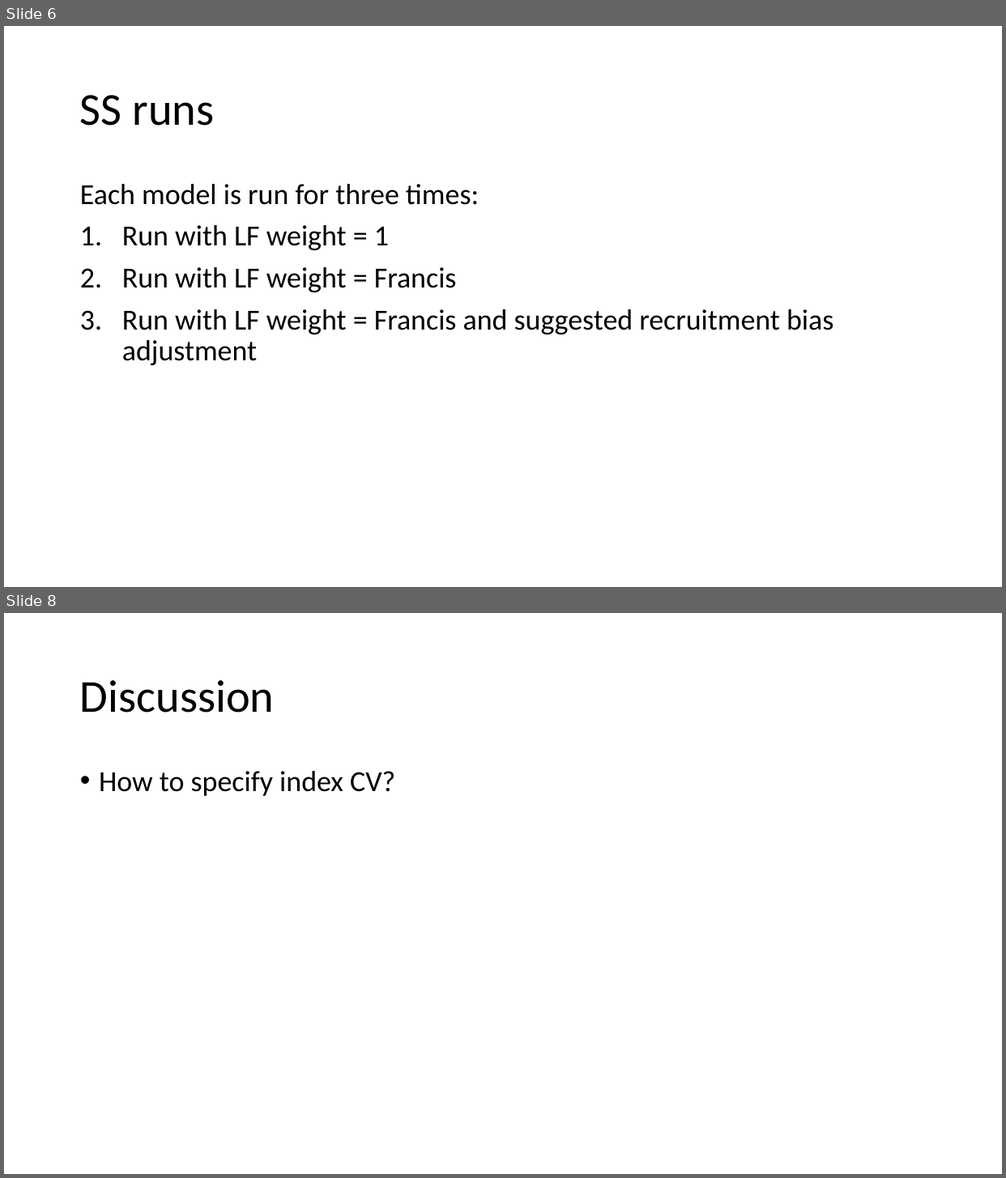
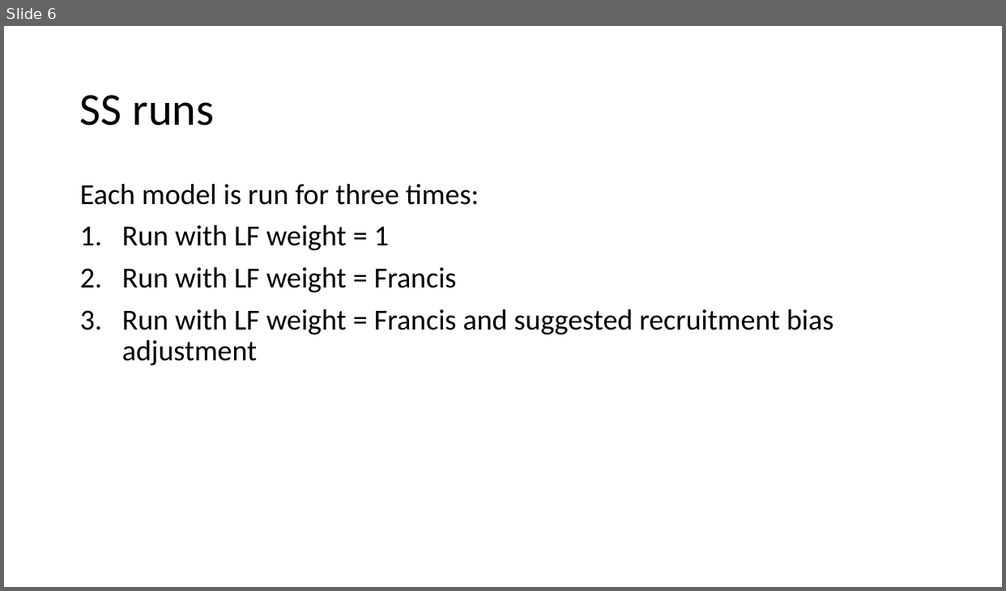
Before and after one commit to HaikunXu/SpatialAssessModelling, a slide deck: Document/Results.pptx. Shown one above the other, each under a label of ours: slides 6 and 8 before the commit, slide 6 after it; the slides between them are not shown. The pictures are 1006x1178 and 1006x591 pixels, drawn with LibreOffice and Linux fonts; fonts in the diff are those of the drawing. Boxes give left, top, right and bottom in pixels: in the first picture for what was removed or moved away, otherwise in the second. Text is boxed around its words. In the diff, an @@ line names an element or a change of style, - is before the commit and + after.

```diff
--- a/Document/Results.pptx
+++ b/Document/Results.pptx
@@ slide 8 removed at <box>4,613,1002,1174</box>, background #FFFFFF @@
@@ title removed at <box>80,680,275,713</box> @@
-Discussion
@@ text removed at <box>99,771,395,796</box> @@
-• How to specify index CV?
```
Also in this commit, not shown: 2 slides added, 1 other slide removed, 57 other files.
